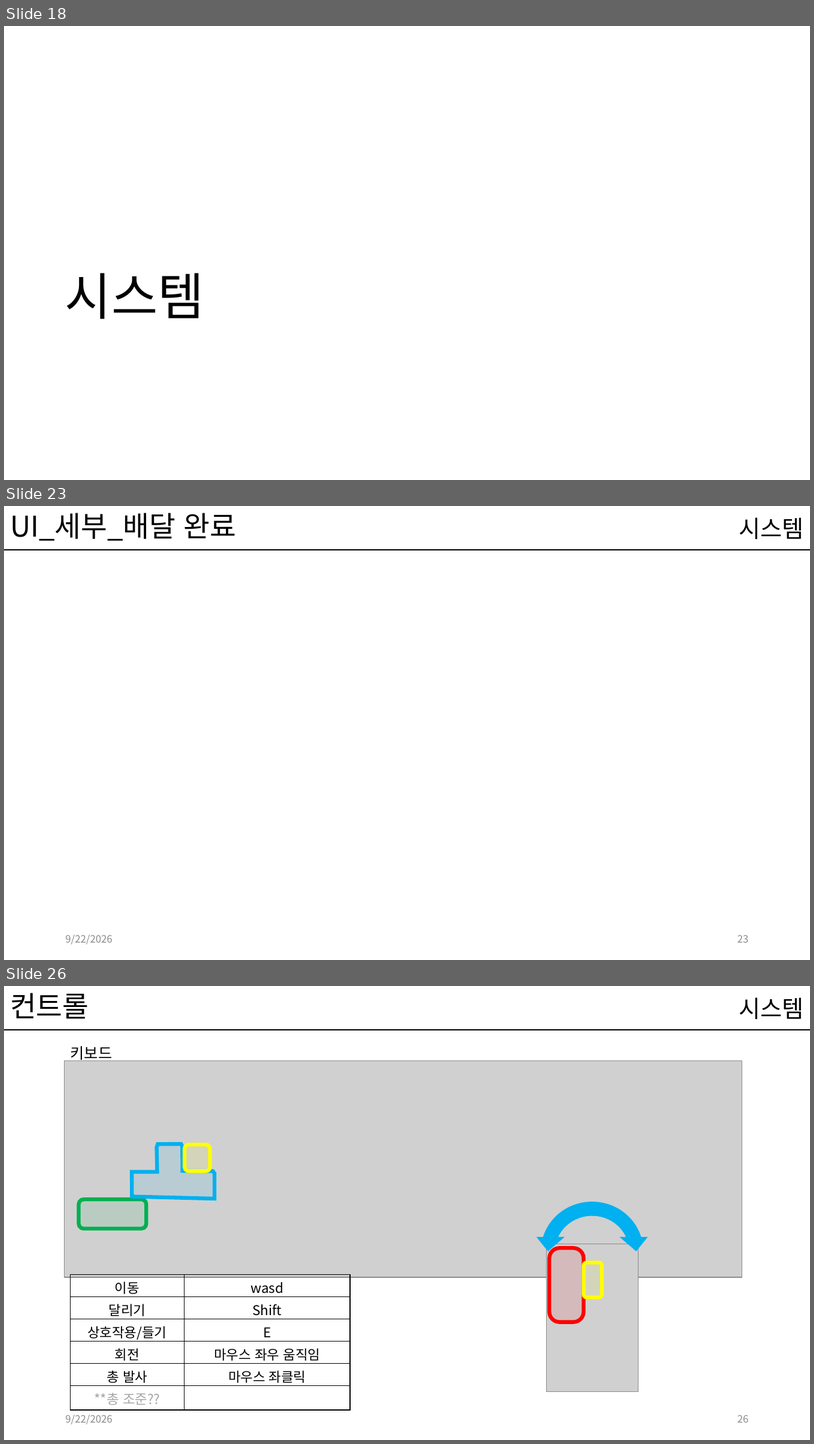
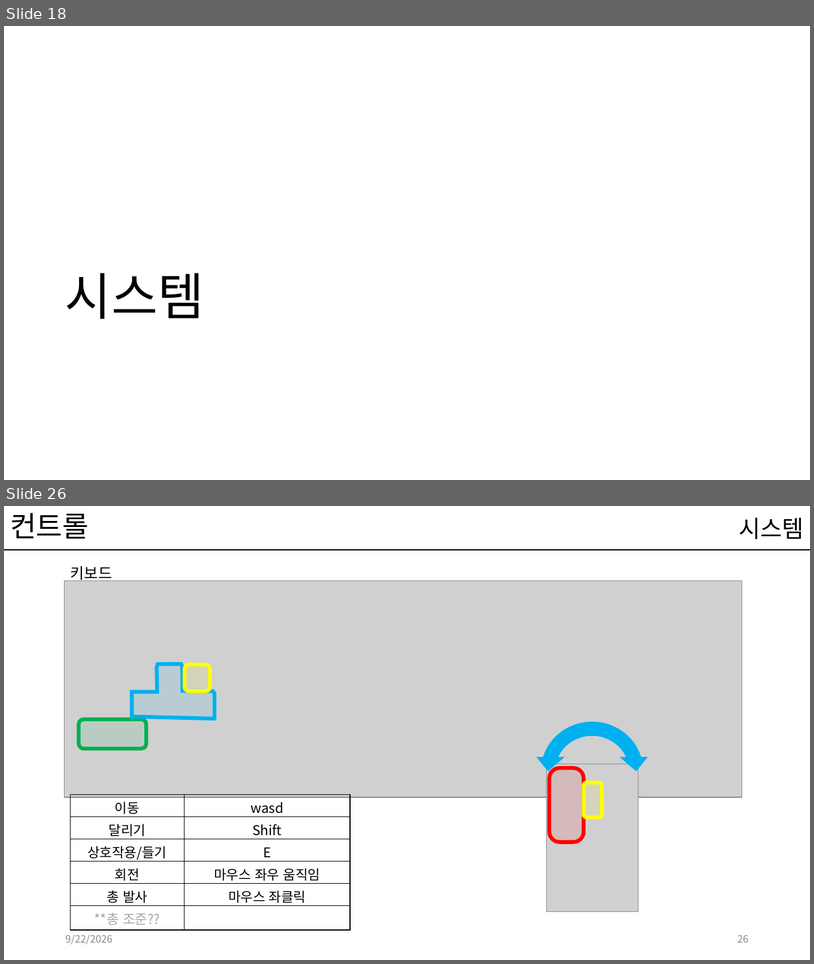
Before and after one commit to kwakyerin/2026_Graduation_Project, a slide deck: documents/HyunahKwon/design/designing/배트와 달트_기획서.pptx. Shown one above the other, each under a label of ours: slides 18, 23 and 26 before the commit, slides 18 and 26 after it; the slides between them are not shown. The pictures are 814x1444 and 814x964 pixels, drawn with LibreOffice and Linux fonts; fonts in the diff are those of the drawing; grey boxes stand for pictures. Boxes give left, top, right and bottom in pixels: in the first picture for what was removed or moved away, otherwise in the second. Text is boxed around its words. In the diff, an @@ line names an element or a change of style, - is before the commit and + after.

```diff
--- a/documents/HyunahKwon/design/designing/배트와 달트_기획서.pptx
+++ b/documents/HyunahKwon/design/designing/배트와 달트_기획서.pptx
@@ slide 23 removed at (x1=4, y1=506, x2=810, y2=960), background #FFFFFF; not listed: 1 template element that a slide beside it also shows @@
@@ title removed at (x1=10, y1=513, x2=237, y2=541) @@
-UI_세부_배달 완료
@@ text removed at (x1=740, y1=517, x2=804, y2=539) @@
-시스템
@@ text removed at (x1=65, y1=934, x2=112, y2=944) @@
-9/22/2026
@@ page number removed at (x1=738, y1=934, x2=749, y2=942) @@
-23
```
Also in this commit, not shown: 11 slides changed, 2 slides added.
